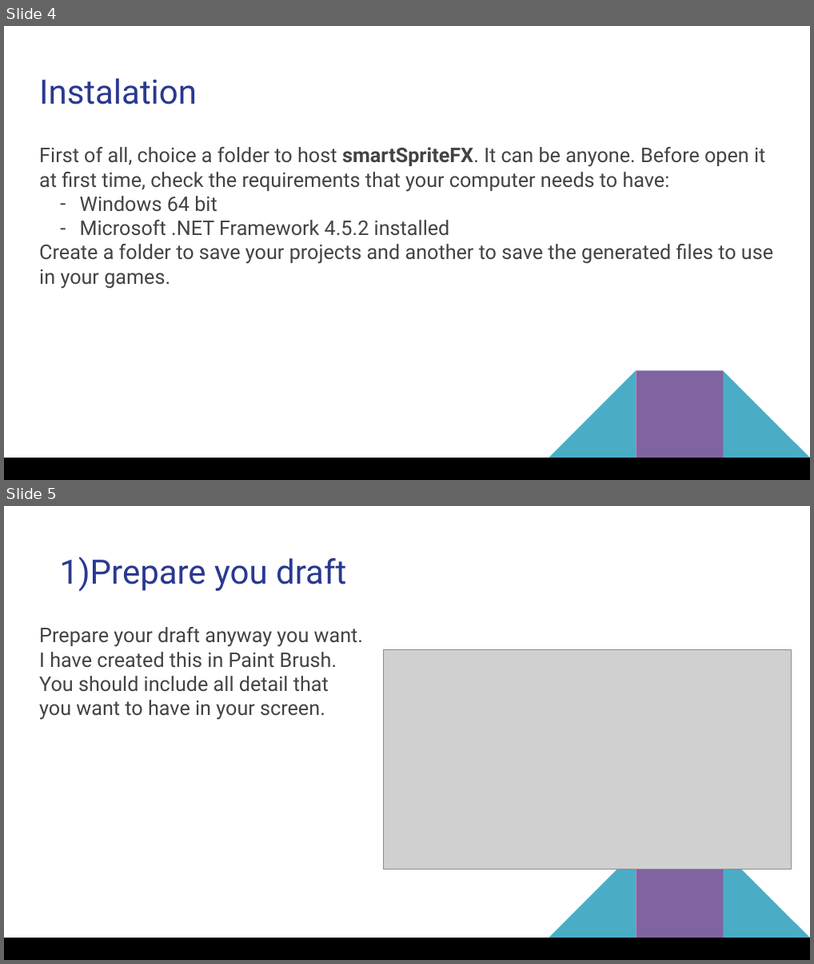
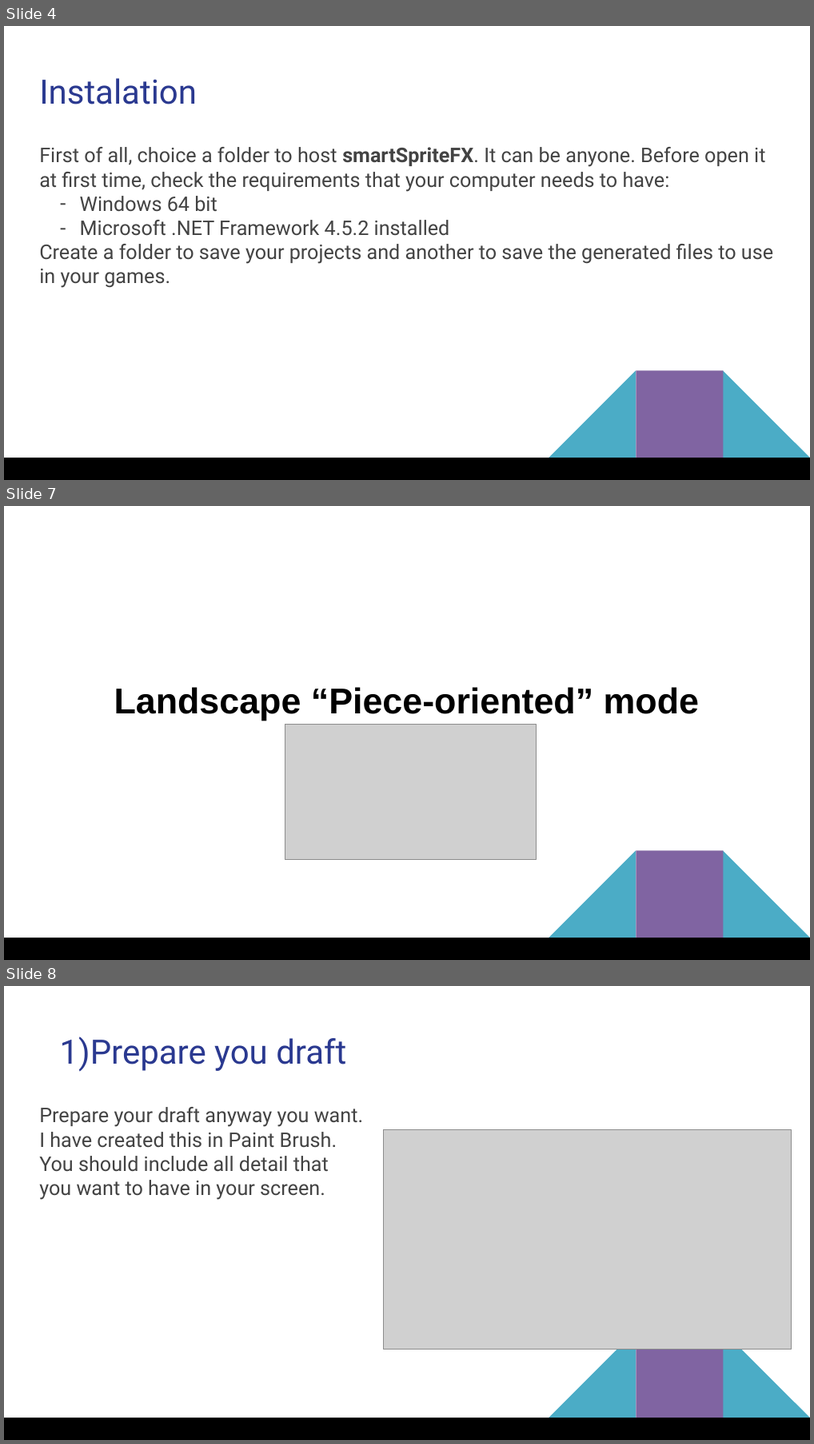
Before and after one commit to MGODOY-BR/smartSpriteFX, a slide deck: [doc]/Using smartSpriteFX.pptx. Shown one above the other, each under a label of ours: slides 4 and 5 before the commit, slides 4, 7 and 8 after it; the slides between them are not shown. The pictures are 814x964 and 814x1444 pixels, drawn with LibreOffice and Linux fonts; fonts in the diff are those of the drawing; grey boxes stand for pictures. Boxes give left, top, right and bottom in pixels: in the first picture for what was removed or moved away, otherwise in the second. Text is boxed around its words. In the diff, an @@ line names an element or a change of style, - is before the commit and + after.

```diff
--- a/[doc]/Using smartSpriteFX.pptx
+++ b/[doc]/Using smartSpriteFX.pptx
@@ slide 7 added at box(4, 506, 810, 960), background #FFFFFF; not listed: 4 template elements that a slide beside it also shows @@
@@ text added at box(114, 687, 699, 720), 32 pt, text #000000, bold @@
+Landscape “Piece-oriented” mode
@@ picture added at box(286, 724, 536, 860) @@
@@ what was slide 5 is now slide 8 @@
```
Also in this commit, not shown: 1 slide changed, 2 other slides added.
